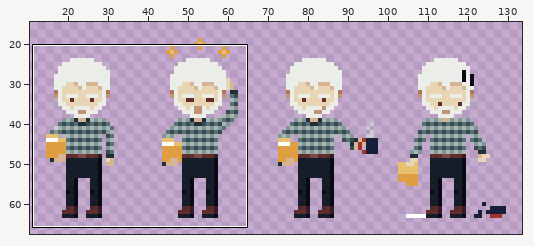
One commit to this pixel-art file: graphics/professor/professor.aseprite. Above, an overview of the earlier version with the close-up marked.
Close-up. Before the edit:
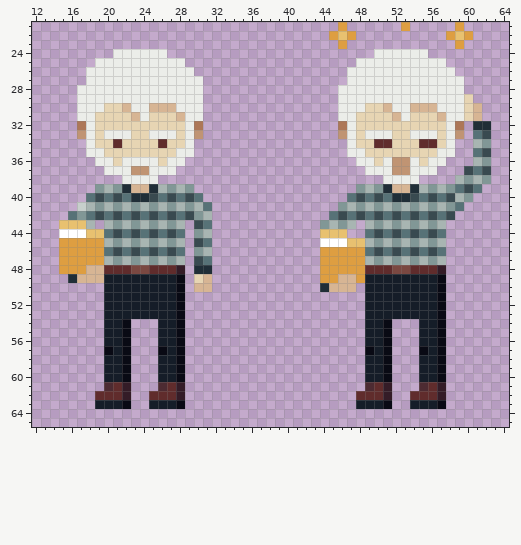
144x80 pixels, 1 frame. Shown: x 12..64, y 21..65. The wide view leaves out empty margins. The commit also changed other parts of the picture, which this record leaves out.
Once edited:
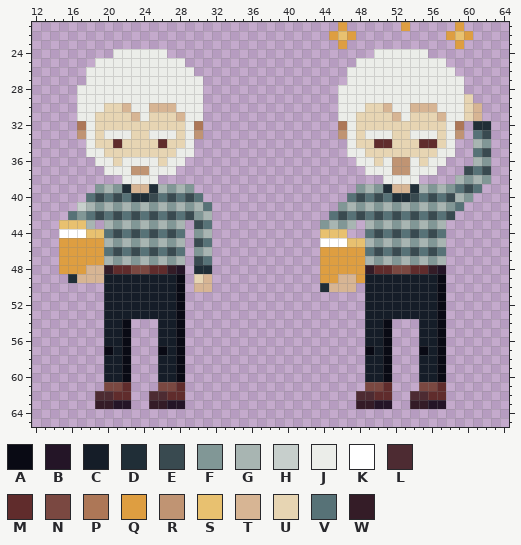
Palette (. is transparent): A #090a14  B #241527  C #151d28  D #202e37  E #394a50  F #819796  G #a8b5b2  H #c7cfcc  J #ebede9  K #ffffff  L #4d2b32  M #602c2c  N #7a4841  P #ad7757  Q #de9e41  R #c09473  S #e8c170  T #d7b594  U #e7d5b3  V #577277  W #341c27
Change:
Layers "default/Legs", "hit/Torso", "hit/Legs":
y 48: x 20 M -> W; x 27..28 MW -> WB; x 49 M -> W; x 56..57 MW -> WB
y 61: x 20..22 LMW -> NNM; x 26..28 LMW -> NNM; x 49..51 LMW -> NNM; x 55..57 LMW -> NNM
y 62: x 19..20 MM -> LL; x 22 W -> M; x 25..26 MM -> LL; x 28 W -> M; x 48..49 MM -> LL; x 51 W -> M; x 54..55 MM -> LL; x 57 W -> M
y 63: x 19..22 CCCA -> WWBB; x 25..28 CCCA -> WWBB; x 48..51 CCCA -> WWBB; x 54..57 CCCA -> WWBB
Pixel boxes of the changes (left, top, right, bottom) in both close-ups:
changed: (104, 265, 113, 274)
changed: (167, 265, 185, 274)
changed: (365, 265, 374, 274)
changed: (428, 265, 446, 274)
changed: (95, 382, 185, 409)
changed: (356, 382, 446, 409)
